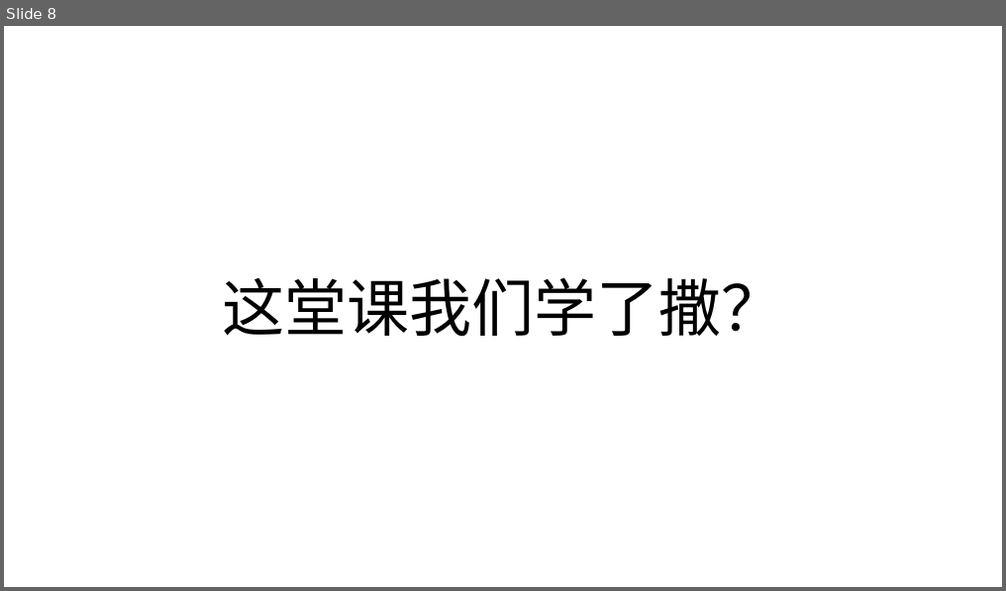
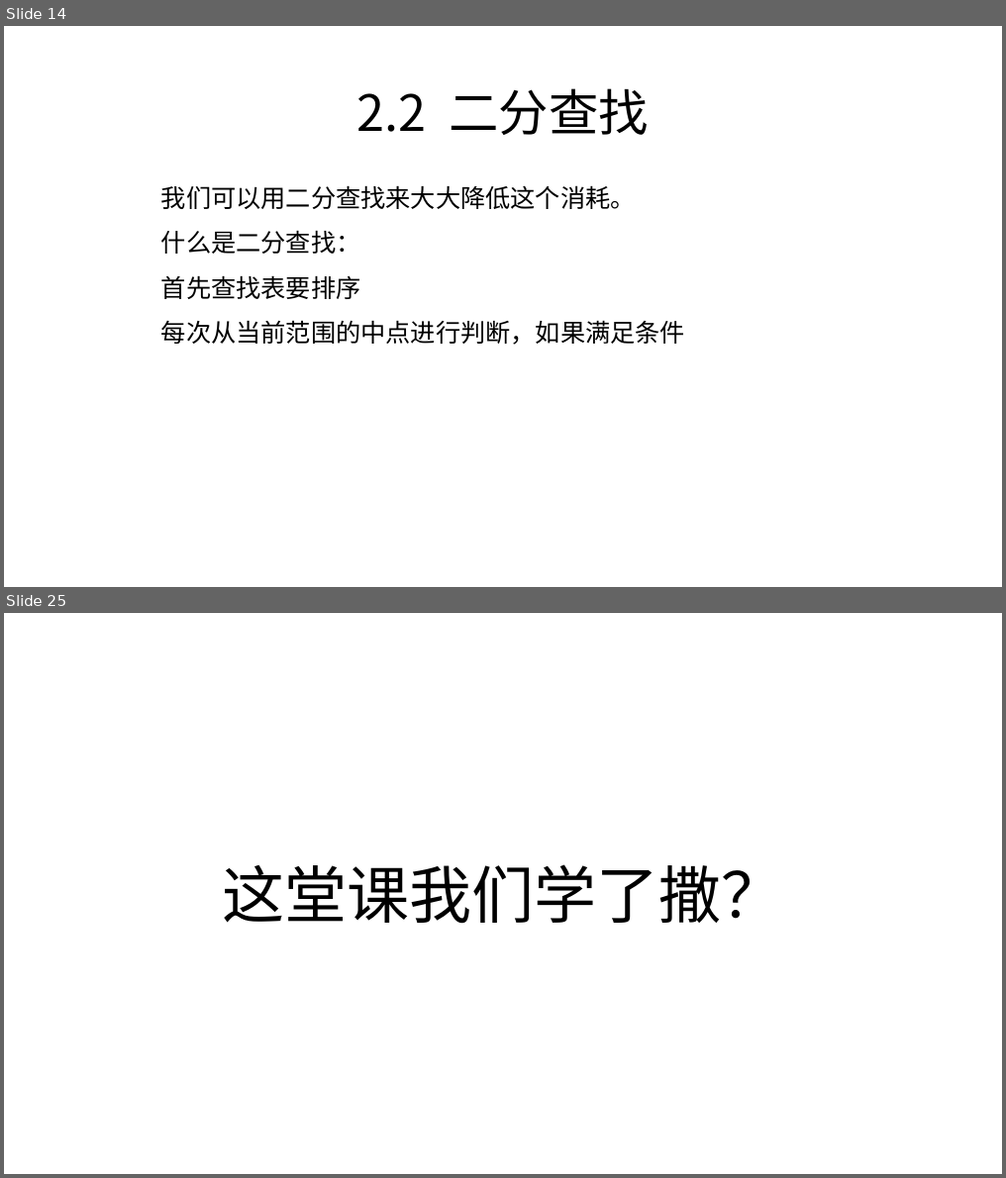
Before and after one commit to zjyesir/hmc_data_structure, a slide deck: ppt/8 查找.pptx. Shown one above the other, each under a label of ours: slide 8 before the commit, slides 14 and 25 after it; the slides between them are not shown. The pictures are 1006x591 and 1006x1178 pixels, drawn with LibreOffice and Linux fonts; fonts in the diff are those of the drawing; background and template pictures are left out. Boxes give left, top, right and bottom in pixels: in the first picture for what was removed or moved away, otherwise in the second. Text is boxed around its words. In the diff, an @@ line names an element or a change of style, - is before the commit and + after.

Commit message:
查找 1/3部分完成

```diff
--- a/ppt/8 查找.pptx
+++ b/ppt/8 查找.pptx
@@ slide 14 added at <box>4,26,1002,587</box>, background picture (left out) @@
@@ text added at <box>357,88,648,135</box>, 48 pt, text #000000 @@
+2.2 二分查找
@@ text added at <box>161,185,685,345</box>, 24 pt, text #000000 @@
+我们可以用二分查找来大大降低这个消耗。
+什么是二分查找：
+首先查找表要排序
+每次从当前范围的中点进行判断，如果满足条件
@@ what was slide 8 is now slide 25 @@
```
Also in this commit, not shown: 5 slides changed, 19 other slides added, 2 slides removed, 4 other files.
